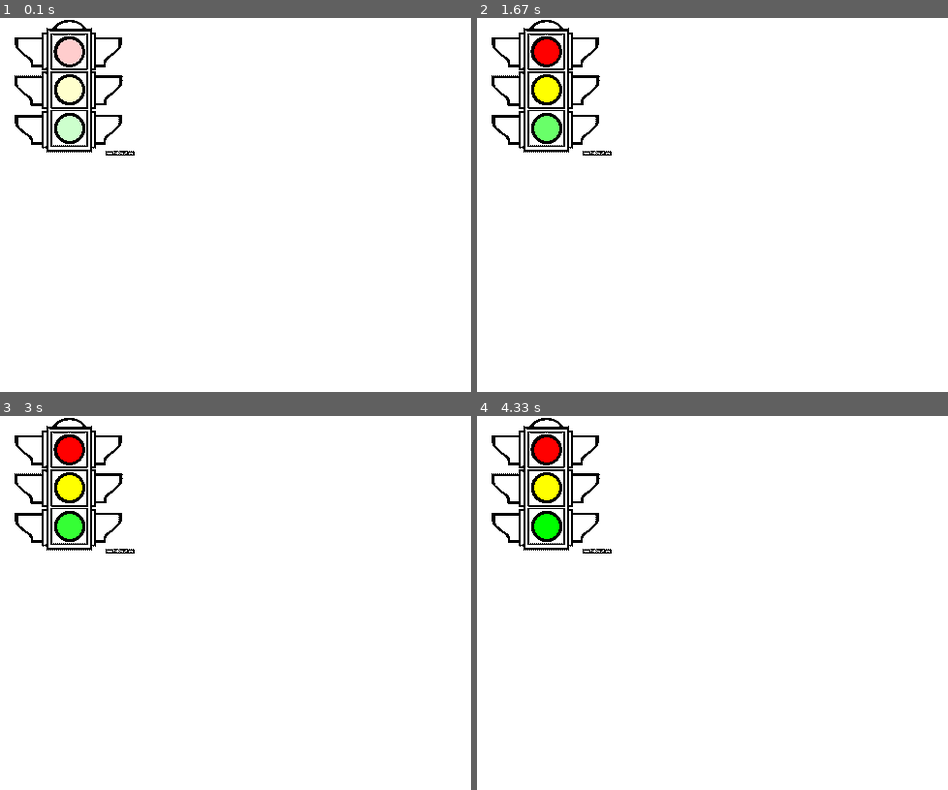
Above: before the commit, frames 1-4 (two rows, left to right).
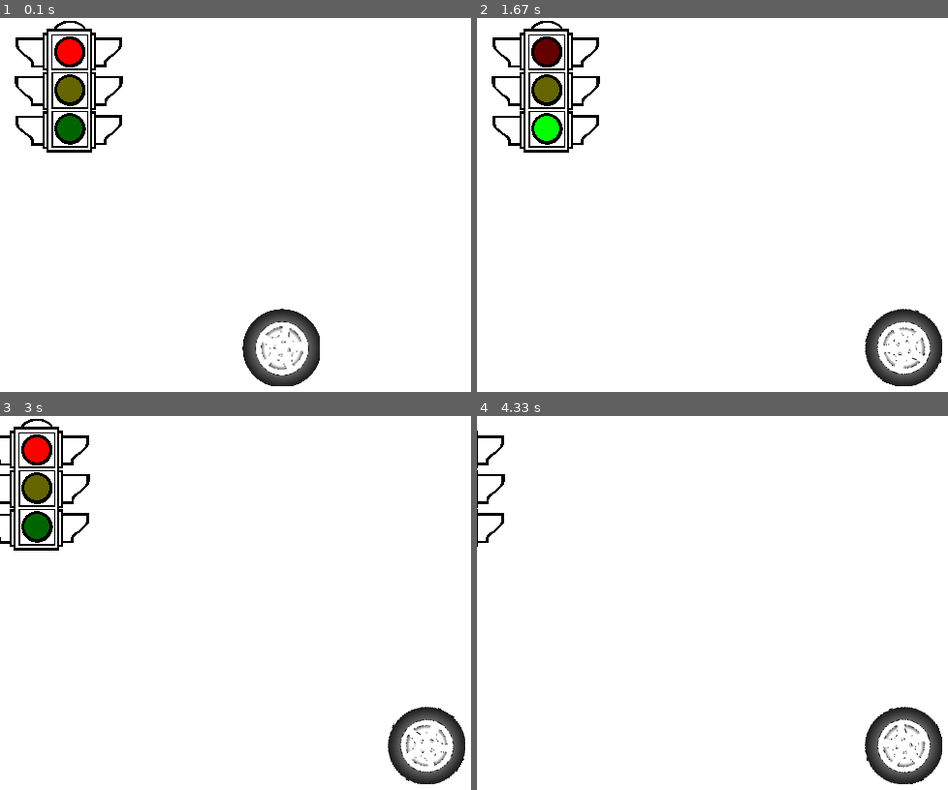
Above: after the commit, the same moments.

Repository: fin-github/Pygame_Shtuff
Game: pygame game, started from animated_picture.py
The game is run twice, just before and just after one commit, with the same random seed, the same clock (stepped at 60 frames per second) and the same inputs. The source is Python 2; it was converted automatically to run under Python 3.
Inputs:
- Up to frame 1 (0.1 s): no input
- Up to frame 2 (1.67 s): hold Right 0.33-0.8 s; hold Up 0.83-1.13 s; hold Right 1.17-1.63 s
- Up to frame 3 (3 s): hold Left 1.67-2.2 s; hold Down 2.23-2.53 s; hold Left 2.57-2.97 s
- Up to frame 4 (4.33 s): hold Up 3-3.37 s; hold Down from 4.07 s (still down)

The runs differ from the first frame. In frame 1, 3.4% of the frame differs, in the area x 3-68%, y 0-99%; in frame 2, 3.4%; in frame 3, 6.2%, in the area x 0-99%, y 0-99%; in frame 4, 5.2%.

Commit message:
Updated Traffic Light + Added Wheel

Diff:
--- a/animated_picture.py
+++ b/animated_picture.py
@@ -5,19 +5,26 @@
 DISPLAYSURF = pygame.display.set_mode((500, 400))
 pygame.display.set_caption('Are You Ready?')
 
+NO_CHANGE = 0
 DOWN = 1
 UP = 2
 current_light = 0
+current_x = 0
+current_theta = 0
+current_vel = 0
 
 WHITE = (255, 255, 255)
 BLACK = (0, 0, 0)
 GREEN = (0, 255, 0)
-LIGHT_GREEN = (0, 255, 0, 50)
+LIGHT_GREEN = (0, 100, 0)
 BLUE = (0, 0, 128)
 YELLOW = (255, 255, 0)
-LIGHT_YELLOW = (255, 255, 0, 50)
+LIGHT_YELLOW = (100, 100, 0)
 RED = (255, 0, 0)
-LIGHT_RED = (255, 0, 0, 50)
+LIGHT_RED = (100, 0, 0)
+
+traffic_light = pygame.image.load("Traffic_Light.gif")
+traffic_light = pygame.transform.scale(traffic_light, (139, 142))
 
 def change_light(direction):
     global current_light
@@ -27,25 +34,59 @@
     draw_lights(lights_array)
 
 def draw_lights(lights_array):
-    new_surf = DISPLAYSURF.convert_alpha()
+    move_by = get_move_by()
     light_colors = [RED, YELLOW, GREEN]
     off_colors = [LIGHT_RED, LIGHT_YELLOW, LIGHT_GREEN]
     for light in range(3):
         if(not lights_array[light]):
             light_colors[light] = off_colors[light]
-    pygame.draw.circle(new_surf, light_colors[0], (72, 35), 16)
-    pygame.draw.circle(new_surf, BLACK, (72, 35), 16, 3)
-    pygame.draw.circle(new_surf, light_colors[1], (72, 74), 16)
-    pygame.draw.circle(new_surf, BLACK, (72, 74), 16, 3)
-    pygame.draw.circle(new_surf, light_colors[2], (72, 114), 16)
-    pygame.draw.circle(new_surf, BLACK, (72, 114), 16, 3)
+    pygame.draw.circle(DISPLAYSURF, light_colors[0], (72 - move_by, 35), 16)
+    pygame.draw.circle(DISPLAYSURF, BLACK, (72 - move_by, 35), 16, 3)
+    pygame.draw.circle(DISPLAYSURF, light_colors[1], (72 - move_by, 74), 16)
+    pygame.draw.circle(DISPLAYSURF, BLACK, (72 - move_by, 74), 16, 3)
+    pygame.draw.circle(DISPLAYSURF, light_colors[2], (72 - move_by, 114), 16)
+    pygame.draw.circle(DISPLAYSURF, BLACK, (72 - move_by, 114), 16, 3)
 
-    DISPLAYSURF.blit(new_surf, (0,0))
+def draw_light_holder():
+    global current_x
+    global traffic_light
+    move_by = get_move_by()
+    DISPLAYSURF.fill(WHITE)
+    DISPLAYSURF.blit(traffic_light, (0 - move_by,0))
+    pygame.draw.rect(DISPLAYSURF, WHITE, (108 - move_by, 136, 32, 7))
+    change_light(NO_CHANGE)
 
-DISPLAYSURF.fill(WHITE)
-traffic_light = pygame.image.load("Traffic_Light.jpg")
-DISPLAYSURF.blit(traffic_light, pygame.Rect(0, 0, 700, 550))
-draw_lights([False, False, False])
+def get_move_by():
+    global current_x
+    if (current_x > 50):
+        move_by = current_x - 50
+    elif (current_x < -50):
+        move_by = current_x + 50
+    else:
+        move_by = 0
+    return move_by
+
+def draw_wheel():
+    global current_x
+    global current_theta
+    wheel = pygame.image.load("Wheel.png")
+    wheel = pygame.transform.scale(wheel, (80, 80))
+    wheel = rot_center(wheel, current_theta)
+    if(current_x > 50):
+        DISPLAYSURF.blit(wheel, (400, 300))
+    elif(current_x < -50):
+        DISPLAYSURF.blit(wheel, (100, 300))
+    else:
+        DISPLAYSURF.blit(wheel, (250 + (current_x*3), 300))
+
+def rot_center(image, angle):
+    """rotate an image while keeping its center and size"""
+    orig_rect = image.get_rect()
+    rot_image = pygame.transform.rotozoom(image, angle, 1)
+    rot_rect = orig_rect.copy()
+    rot_rect.center = rot_image.get_rect().center
+    rot_image = rot_image.subsurface(rot_rect).copy()
+    return rot_image
 
 while True: # main game loop
     for event in pygame.event.get():
@@ -59,11 +100,15 @@
             elif(key_map[K_LEFT]):
                 change_light(UP)
             elif(key_map[K_DOWN]):
-                change_light(DOWN)
+                current_vel -= 1
             elif(key_map[K_UP]):
-                change_light(UP)
+                current_vel += 1
             elif(key_map[K_SPACE]):
                 draw_lights([True, True, True])
         elif(event.type == MOUSEBUTTONDOWN):
             print pygame.mouse.get_pos()
+    current_x += current_vel
+    current_theta += (current_vel * 5)
+    draw_light_holder()
+    draw_wheel()
     pygame.display.update()
Binary file added: Traffic_Light.gif
Binary file removed: Traffic_Light.jpg
Binary file added: Wheel.png
